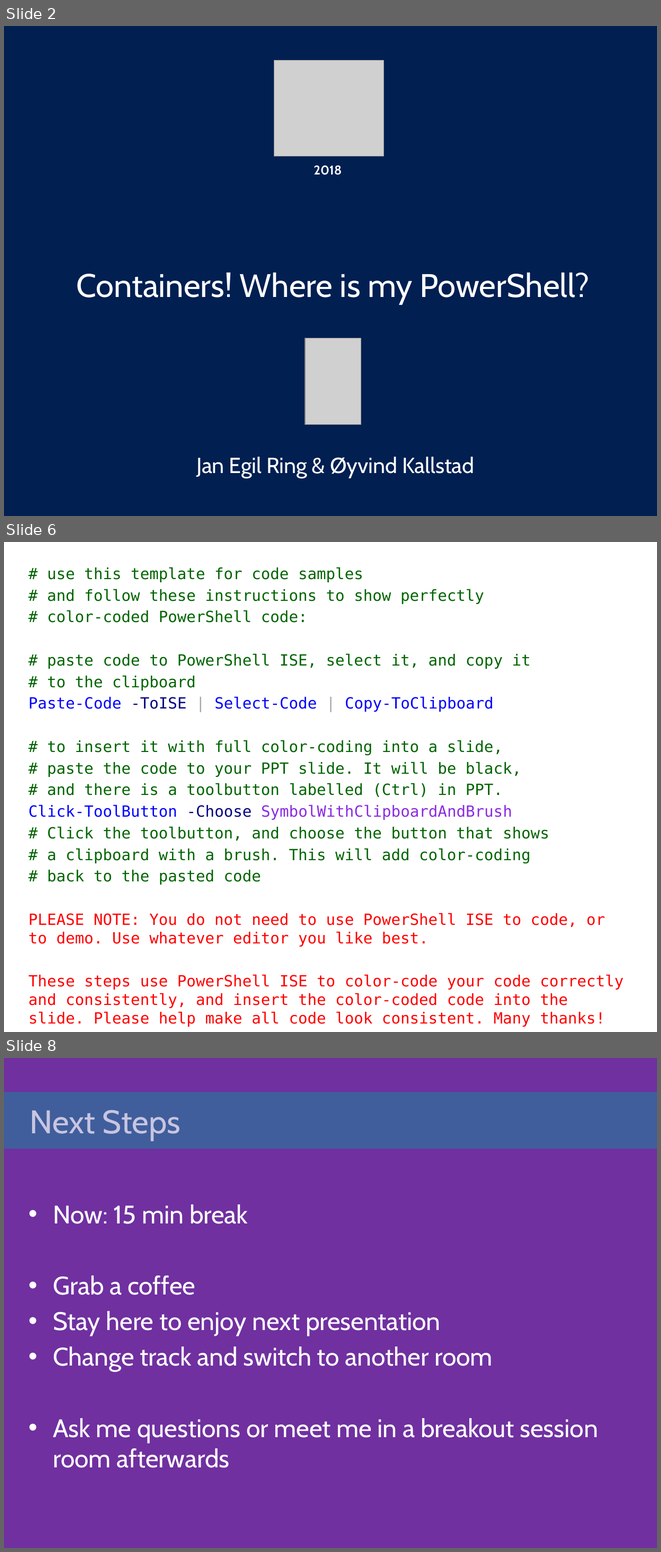
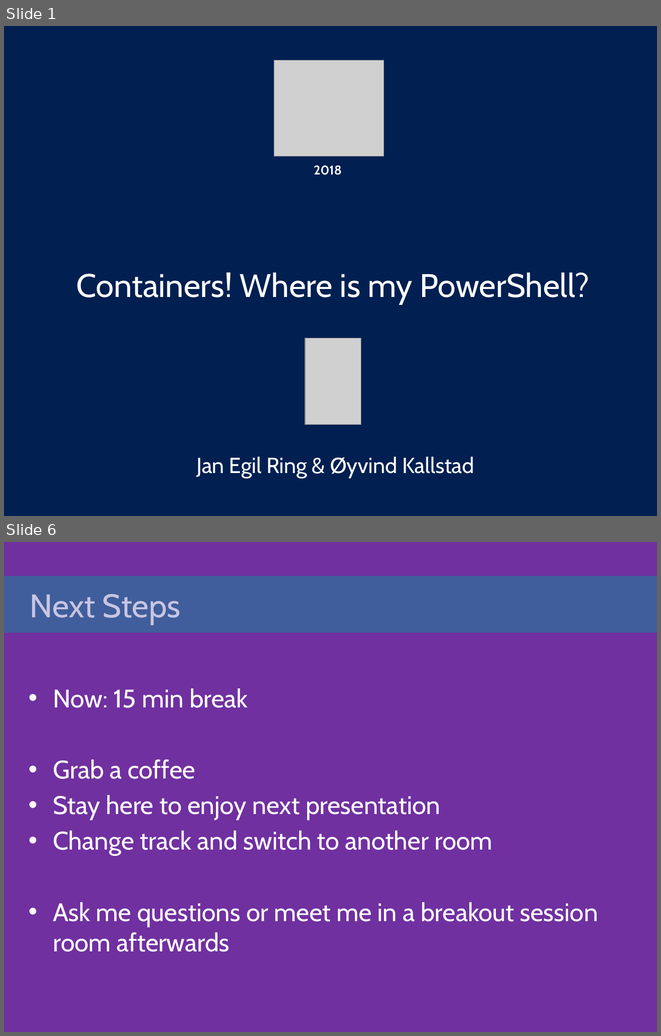
Before and after one commit to gravejester/psconfeu2018-shared, a slide deck: presentation/Jan Egil Ring & Øyvind Kallstad - Containers - Where is my PowerShell.pptx. Shown one above the other, each under a label of ours: slides 2, 6 and 8 before the commit, slides 1 and 6 after it; the slides between them are not shown. The pictures are 661x1552 and 661x1036 pixels, drawn with LibreOffice and Linux fonts; fonts in the diff are those of the drawing; grey boxes stand for pictures; background and template pictures are left out. Boxes give left, top, right and bottom in pixels: in the first picture for what was removed or moved away, otherwise in the second. Text is boxed around its words. In the diff, an @@ line names an element or a change of style, - is before the commit and + after.

```diff
--- a/presentation/Jan Egil Ring & Øyvind Kallstad - Containers - Where is my PowerShell.pptx
+++ b/presentation/Jan Egil Ring & Øyvind Kallstad - Containers - Where is my PowerShell.pptx
@@ slide 6 removed at (4, 542, 657, 1032), background #FFFFFF @@
@@ text removed at (28, 567, 624, 1008) @@
-# use this template for code samples
-# and follow these instructions to show perfectly
-# color-coded PowerShell code:
-# paste code to PowerShell ISE, select it, and copy it
-# to the clipboard
-Paste-Code -ToISE | Select-Code | Copy-ToClipboard
-# to insert it with full color-coding into a slide,
-# paste the code to your PPT slide. It will be black,
-# and there is a toolbutton labelled (Ctrl) in PPT.
-Click-ToolButton -Choose SymbolWithClipboardAndBrush
-# Click the toolbutton, and choose the button that shows
-# a clipboard with a brush. This will add color-coding
-# back to the pasted code
-PLEASE NOTE: You do not need to use PowerShell ISE to code, or to demo. Use whatever editor you like best.
-These steps use PowerShell ISE to color-code your code correctly and consistently, and insert the color-coded code into the slide. Please help make all code look consistent. Many thanks!
@@ what was slide 2 is now slide 1 @@
@@ what was slide 8 is now slide 6 @@
```
Also in this commit, not shown: 1 slide changed, 3 slides added, 5 other slides removed, 1 other file.
